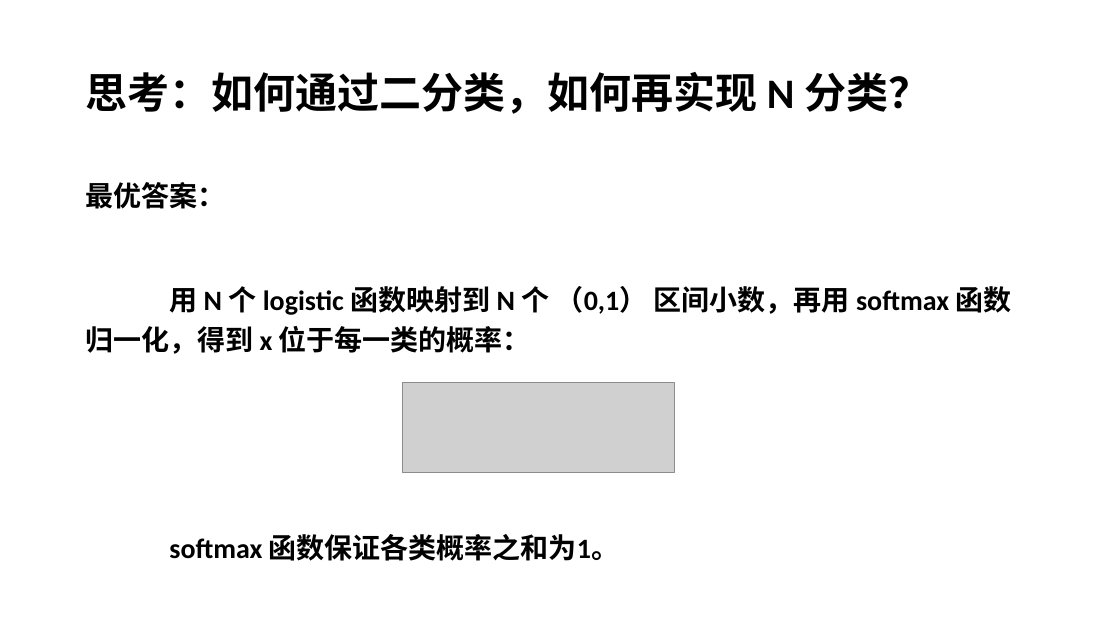
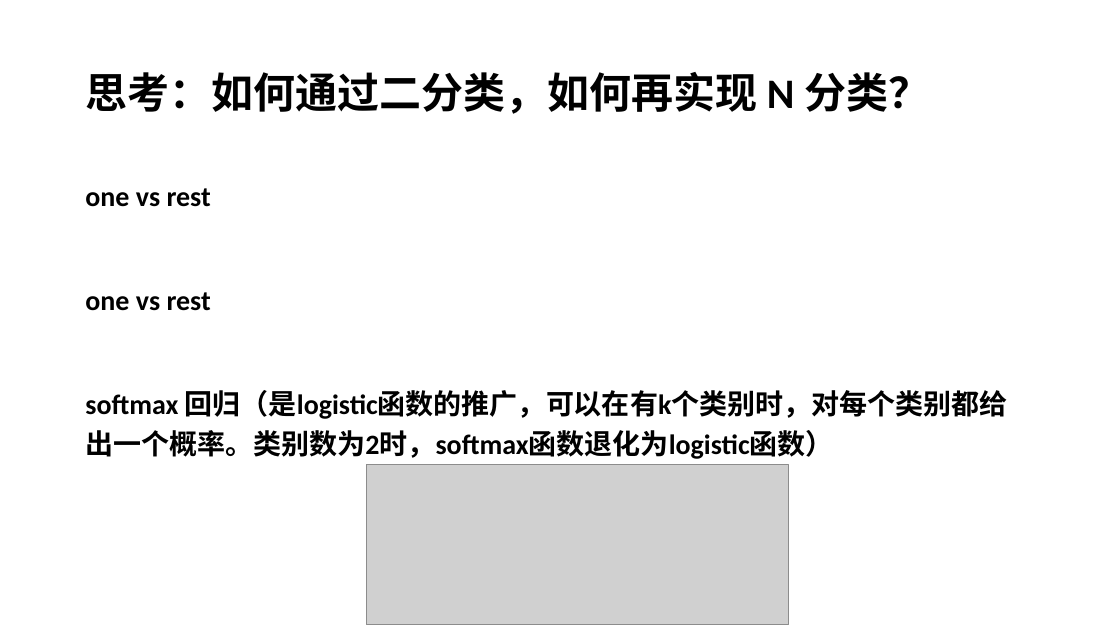
Before and after one commit to xiaodongli1986/teaching_AI, a slide deck: slide 10 of week6_linear_models.pptx. Drawn at 1120x630 pixels with LibreOffice and Linux fonts; fonts in the diff are those of the drawing; grey boxes stand for pictures. Boxes give left, top, right and bottom in pixels: in the first picture for what was removed or moved away, otherwise in the second. Text is boxed around its words. In the diff, an @@ line names an element or a change of style, - is before the commit and + after.

```diff
--- a/week6_linear_models.pptx
+++ b/week6_linear_models.pptx
@@ text at (85,188,1008,459): text changed @@
-最优答案：
-用 N 个 logistic 函数映射到 N 个 （0,1） 区间小数，再用 softmax 函数归一化，得到 x 位于每一类的概率：
-softmax 函数保证各类概率之和为1。
+one vs rest
+one vs rest
+softmax 回归（是logistic函数的推广，可以在有k个类别时，对每个类别都给出一个概率。类别数为2时，softmax函数退化为logistic函数）
@@ picture removed at (402,383,675,473) @@
@@ picture added at (366,465,789,625) @@
```
Also in this commit, not shown: 1 other slide changed, 1 other file.
